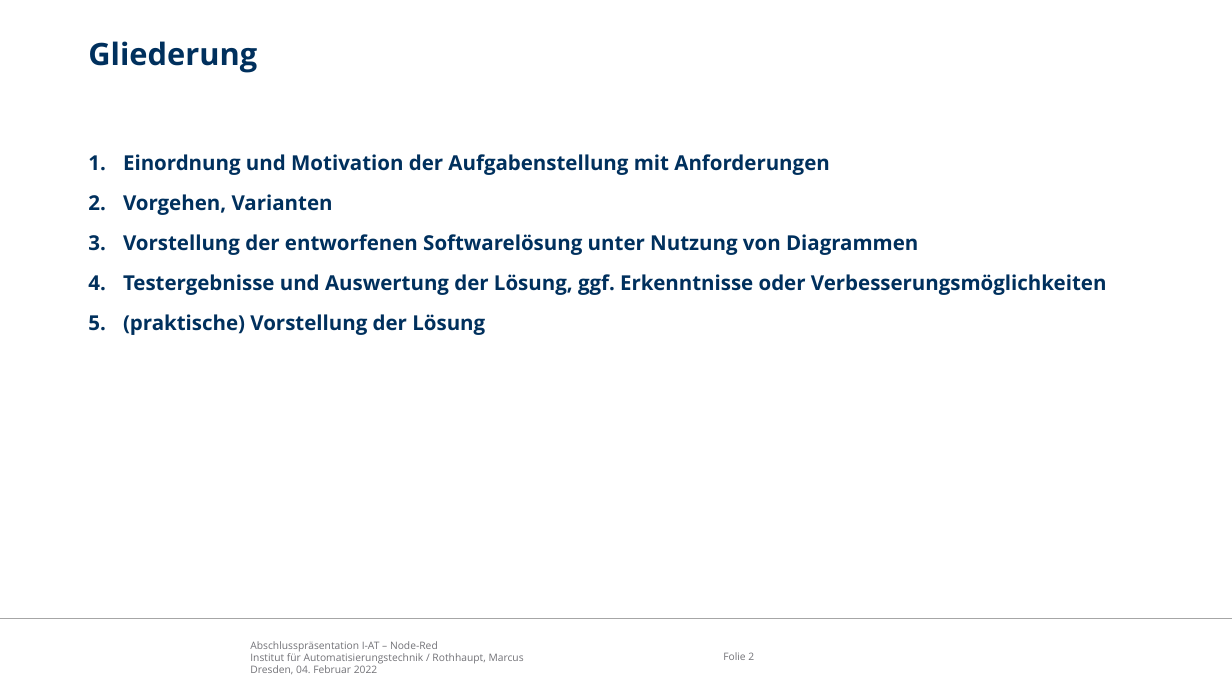
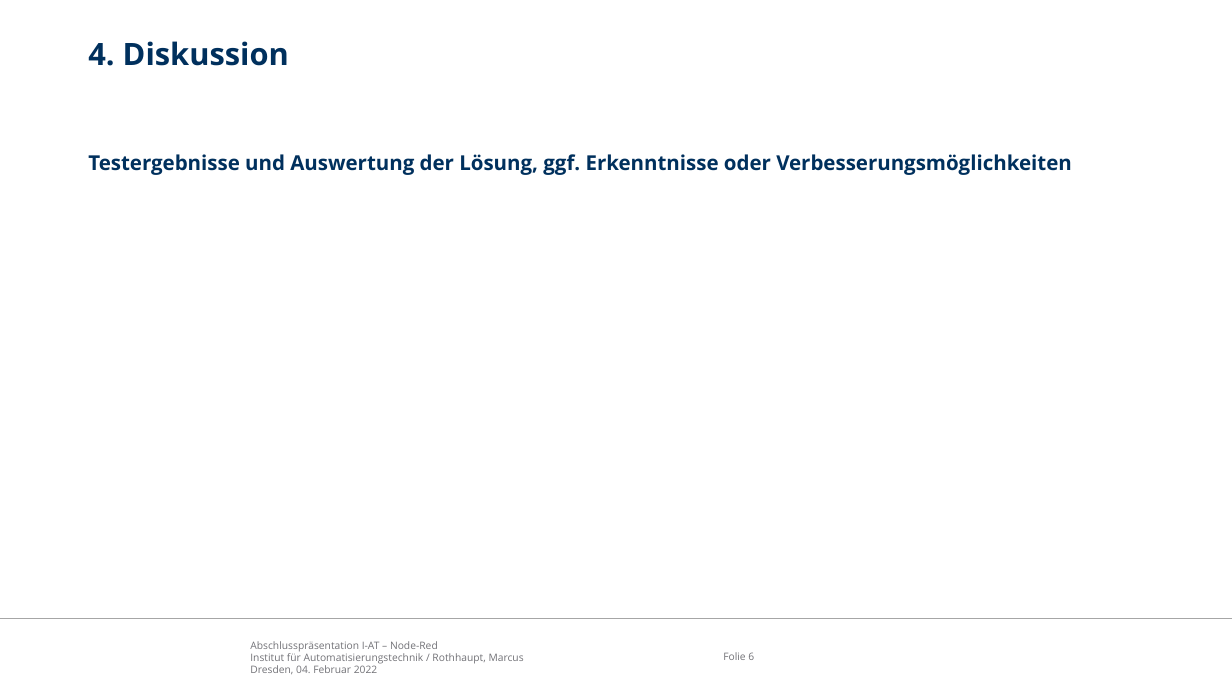
Before and after one commit to appist-dev/agteletud-node-red, a slide deck: slide 6 of docs/presentation/Abschlusspräsentation Node-Red.pptx (slide 2 before the commit). Drawn at 1232x693 pixels with LibreOffice and Linux fonts; fonts in the diff are those of the drawing; background and template pictures are left out. Boxes give left, top, right and bottom in pixels: in the first picture for what was removed or moved away, otherwise in the second. Text is boxed around its words. In the diff, an @@ line names an element or a change of style, - is before the commit and + after.

Commit message:
work on presentation

```diff
--- a/docs/presentation/Abschlusspräsentation Node-Red.pptx
+++ b/docs/presentation/Abschlusspräsentation Node-Red.pptx
@@ title at (x1=88, y1=41, x2=289, y2=66): text changed @@
-Gliederung
+4. Diskussion
@@ text "Testergebnisse und Auswertung der Lösung, ..." at (x1=88, y1=154, x2=1072, y2=175): bullet 1. to none @@
@@ text at (x1=123, y1=154, x2=918, y2=255): paragraphs removed @@
-1. Einordnung und Motivation der Aufgabenstellung mit Anforderungen
-2. Vorgehen, Varianten
-3. Vorstellung der entworfenen Softwarelösung unter Nutzung von Diagrammen
@@ text at (x1=123, y1=314, x2=485, y2=335): paragraph removed @@
-5. (praktische) Vorstellung der Lösung
@@ page number at (x1=723, y1=652, x2=754, y2=660): text changed @@
-Folie 2
+Folie 6
```
Also in this commit, not shown: 4 slides added.
